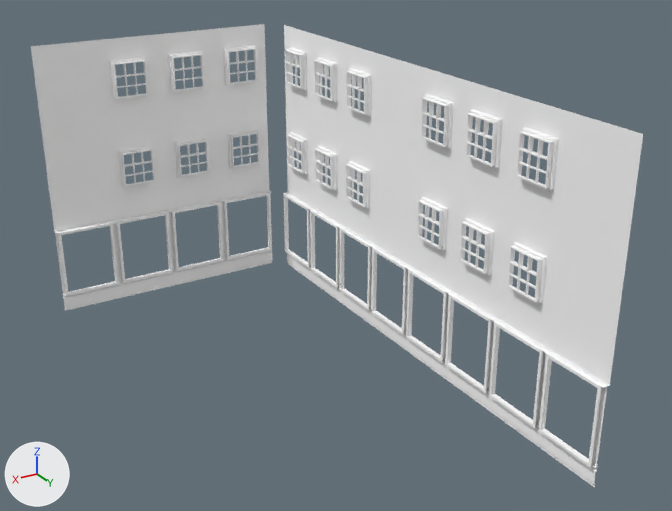
What one commit did to the OBJ model Games/GuruttoWorld/Assets/Models/StreetJourney/Baked/Block-1-0.obj.
Before and after are seen from a camera (50 mm lens) standing at (24.29, 59.46, 14.37) and looking at (12.08, 39.11, 4.19). The lights are fixed; the arrows at lower left show +X, +Y and +Z. The picture after the commit comes second. Where no turn or scale is listed for an object, it has been applied to the vertices. Vertices at exactly the same position are counted once.

Names of what the first picture shows: 'Block-1-0'.
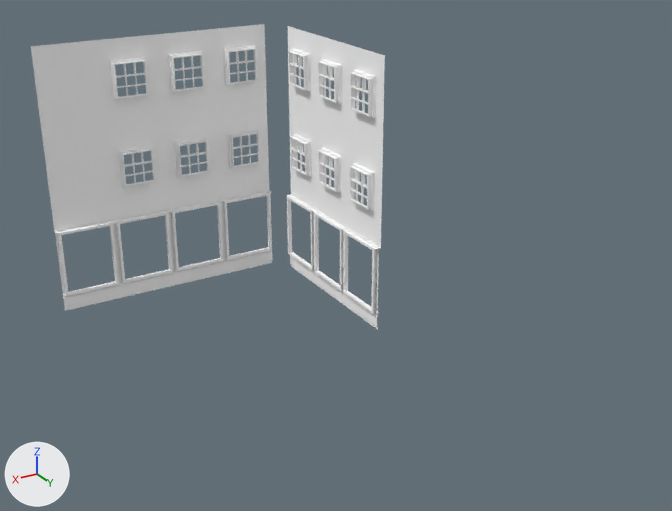
Where the change shows, as pixel boxes [x1, y1, x2, y2] in the pictures (672 x 511 px; the box of a moved part takes in the faces that stretch with it):
'Block-1-0', reshaped (42% narrower, 34% shorter): before [31, 24, 643, 488]; after [31, 24, 385, 330]
part 1 of me_block_1_0, rebuilt (72% narrower, 38% shorter): before [284, 25, 643, 388]; after [287, 26, 385, 249]
part 2 of me_block_1_0, rebuilt (71% narrower, 68% shorter): before [287, 253, 598, 488]; after [290, 255, 379, 330]
part 3 of me_block_1_0, deleted: before [417, 97, 554, 302]
part 4 of me_block_1_0, moved or reshaped: before [283, 135, 607, 469]; after [287, 136, 379, 314]
part 5 of me_block_1_0, moved or reshaped: before [285, 50, 368, 115]; after [288, 51, 373, 117]

Patch to the scene script:
```diff
--- a/Games/GuruttoWorld/Assets/Models/StreetJourney/Baked/Block-1-0.obj.py
+++ b/Games/GuruttoWorld/Assets/Models/StreetJourney/Baked/Block-1-0.obj.py
@@ me_block_1_0 @@
 # used by ob_block_1_0; location = (0.0, 0.0, 0.0)
-me_block_1_0.from_pydata(...)  # 6844 vertices, 11532 faces; spans x 9.0..17.5, y 30.0..46.5, z 0.0..9.0
+me_block_1_0.from_pydata(...)  # 4462 vertices, 7492 faces; spans x 9.0..17.5, y 30.0..36.8, z 0.0..9.0
+# me_block_1_0 part 1: the loose piece of 875 vertices spanning x 9.0..9.2, y 30.5..46.5, z 2.9..9.0 is rebuilt with 405 vertices and now spans x 9.0..9.2, y 30.8..36.8, z 2.9..9.0
+# me_block_1_0 part 2: the loose piece of 178 vertices spanning x 9.0..9.1, y 30.5..46.5, z 0.0..0.6 is rebuilt with 73 vertices and now spans x 9.0..9.1, y 30.8..36.8, z 0.0..0.6
+# me_block_1_0 part 3: 12 loose pieces with 1512 vertices, spanning x 9.1..9.2, y 39.0..44.0, z 4.1..8.2, are deleted
+# me_block_1_0 part 4: 72 vertices moved within x 9.1..9.2, y 31.3..35.3, z 4.1..5.2; 1113 vertices removed from x 9.1..9.2, y 30.5..46.5, z 0.6..5.2; 818 vertices added at x 9.1..9.2, y 30.8..36.8, z 0.6..5.2
+# me_block_1_0 part 5: 72 vertices moved within x 9.1..9.2, y 31.3..35.3, z 7.1..8.2; 672 vertices removed from x 9.1..9.2, y 31.0..36.0, z 7.1..8.2; 672 vertices added at x 9.1..9.2, y 31.2..36.3, z 7.1..8.2
 me_block_1_0.materials.append(mat_white)
```
